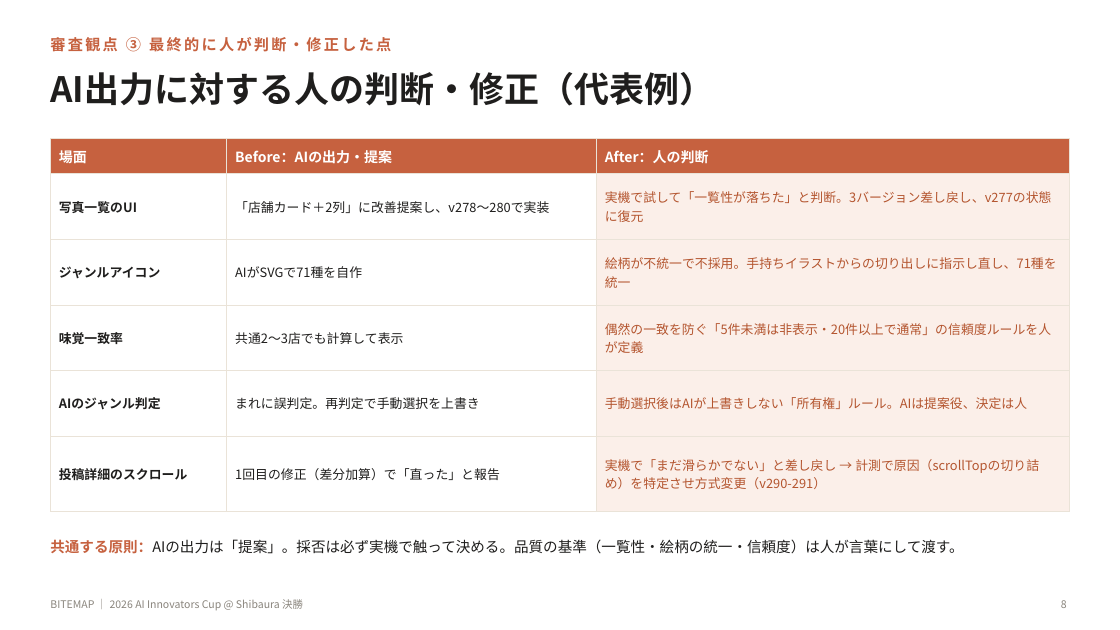
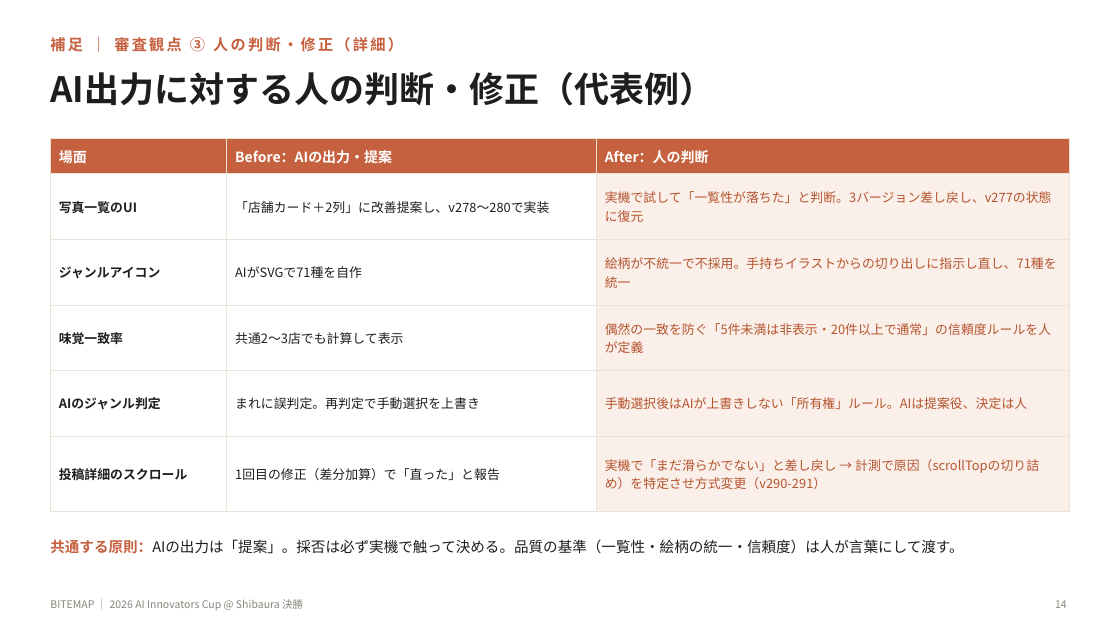
Before and after one commit to takusangoukaku-hash/gourmet-app, a slide deck: slide 14 of promo/BITEMAP_final_presentation.pptx (slide 8 before the commit). Drawn at 1120x630 pixels with LibreOffice and Linux fonts; fonts in the diff are those of the drawing. Boxes give left, top, right and bottom in pixels: in the first picture for what was removed or moved away, otherwise in the second. Text is boxed around its words. In the diff, an @@ line names an element or a change of style, - is before the commit and + after.

```diff
--- a/promo/BITEMAP_final_presentation.pptx
+++ b/promo/BITEMAP_final_presentation.pptx
@@ text at [50,37,403,52]: text changed @@
-審査観点 ③ 最終的に人が判断・修正した点
+補足 ｜ 審査観点 ③ 人の判断・修正（詳細）
@@ text at [1055,600,1067,608]: text changed @@
-8
+14
```
Also in this commit, not shown: 6 other slides changed, 3 slides added, 1 slide removed, 2 other files.
